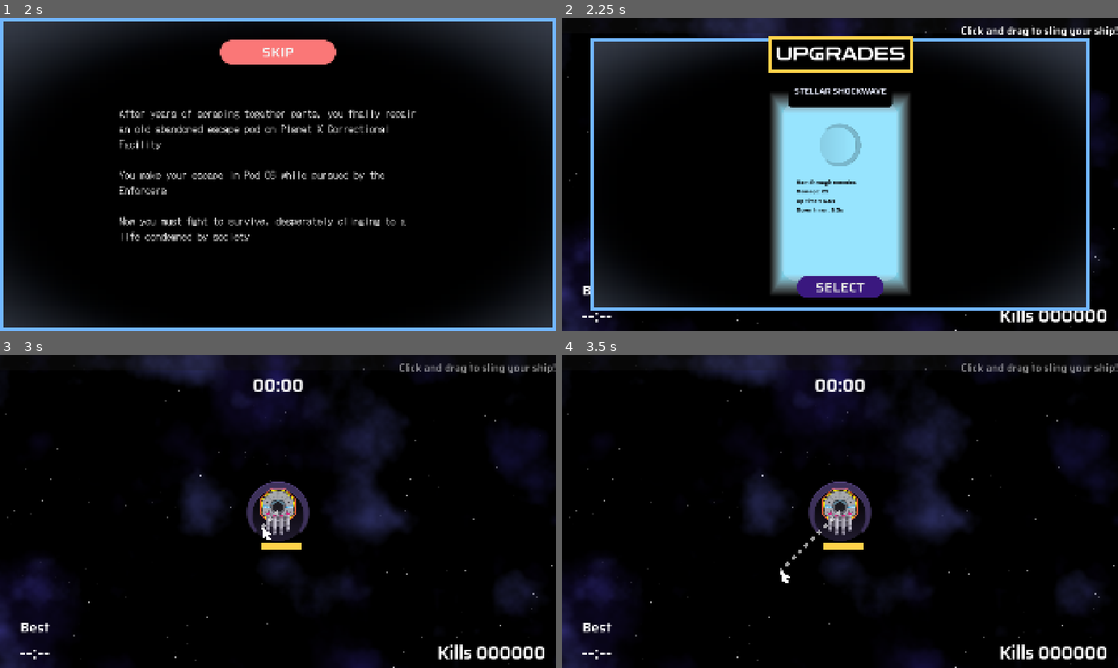
Above: before the commit, frames 1-4 (two rows, left to right).
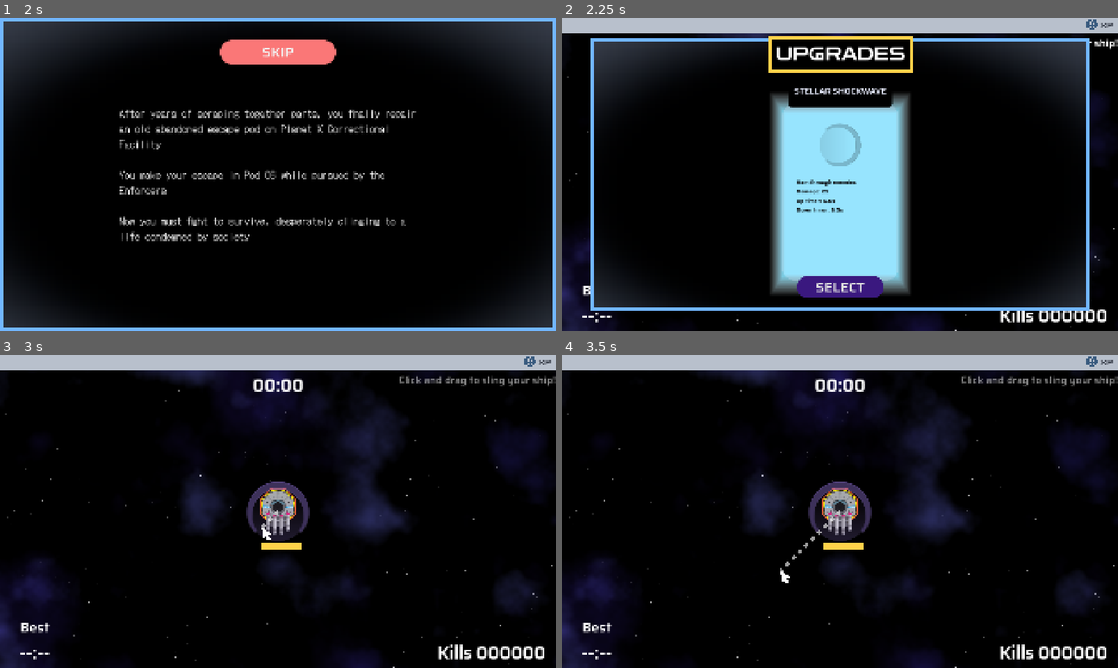
Above: after the commit, the same moments.

Repository: two-sticks-and-a-rock/space-arcade
Game: Godot game, scene res://scenes/main_menu.tscn
Two runs of this game, one before a commit and one after it. Both use one fixed random seed, a clock stepped at 60 frames per second and the inputs below.
Inputs:
- Up to frame 1 (2 s): click "START" at 0.5 s; click "SKIP" at 1.25 s
- Up to frame 2 (2.25 s): click "SKIP" at 2 s
- Up to frame 3 (3 s): click "SELECT" at 2.75 s
- Up to frame 4 (3.5 s): no input

Frame 1 is identical in both runs. In frame 2, 5.0% of the frame differs, in the area x 0-100%, y 0-10%; in frame 3, 5.3%; in frame 4, 5.3%.

Commit message:
xp gear added to bar

Diff:
--- a/scenes/player/player.tscn
+++ b/scenes/player/player.tscn
@@ -6,7 +6,7 @@
 [ext_resource type="PackedScene" uid="uid://dqg2sovwx03w3" path="res://scenes/player/player_cam.tscn" id="3_lvxji"]
 [ext_resource type="PackedScene" uid="uid://dyeikbrn1kse8" path="res://scenes/player/player_weapons/frost_nova/frost_nova.tscn" id="3_qek5x"]
 [ext_resource type="Texture2D" uid="uid://d1ket6flnqnch" path="res://art/sprites/player/player_ship_v02_128x162.svg" id="4_0owmy"]
-[ext_resource type="PackedScene" uid="uid://ixp2d2233w0e" path="res://scenes/player/player_weapons/Missile_Silo/missile_silo.tscn" id="4_je7p5"]
+[ext_resource type="PackedScene" uid="uid://ixp2d2233w0e" path="res://scenes/player/player_weapons/missile_silo/missile_silo.tscn" id="4_je7p5"]
 [ext_resource type="PackedScene" uid="uid://cmlijvf1tcg3a" path="res://scenes/player/player_weapons/ram_shield/ram_shield.tscn" id="5_fm80t"]
 [ext_resource type="PackedScene" uid="uid://dto3jjxkpeho1" path="res://scenes/xp/xp_bar.tscn" id="6_75vfm"]
 [ext_resource type="Script" uid="uid://6f5n0ek5ibig" path="res://scenes/player/hud.gd" id="7_h17s1"]
@@ -178,9 +178,9 @@
 
 [node name="ControlsText" type="Label" parent="Hud" unique_id=422980537]
 offset_left = 1358.0
-offset_top = 16.0
+offset_top = 58.0
 offset_right = 1920.0
-offset_bottom = 66.0
+offset_bottom = 126.0
 theme_override_font_sizes/font_size = 36
 text = "Click and drag to sling your ship!"
 horizontal_alignment = 2
--- a/scenes/xp/xp_bar.tscn
+++ b/scenes/xp/xp_bar.tscn
@@ -1,18 +1,39 @@
 [gd_scene format=3 uid="uid://dto3jjxkpeho1"]
 
 [ext_resource type="Script" uid="uid://bqktfsfr2ugju" path="res://scenes/xp/xp_bar.gd" id="1_raep5"]
+[ext_resource type="Texture2D" uid="uid://c0yoxnpfd24u3" path="res://art/sprites/xp/gear_placeholder.png" id="2_y768c"]
+[ext_resource type="FontFile" uid="uid://b2ts7vai6rxct" path="res://art/fonts/ZenDots-Regular.ttf" id="3_n17u2"]
+
+[sub_resource type="StyleBoxFlat" id="StyleBoxFlat_n17u2"]
+bg_color = Color(0.72156864, 0.7529412, 0.8, 1)
 
 [sub_resource type="StyleBoxFlat" id="StyleBoxFlat_raep5"]
 bg_color = Color(0.14117648, 0.41960785, 0.99215686, 1)
+
+[sub_resource type="Gradient" id="Gradient_y768c"]
+offsets = PackedFloat32Array(0.4984375, 0.85)
+colors = PackedColorArray(0.14117648, 0.41960785, 0.99215686, 1, 0, 0, 0, 0)
+
+[sub_resource type="GradientTexture2D" id="GradientTexture2D_n17u2"]
+gradient = SubResource("Gradient_y768c")
+fill = 1
+fill_from = Vector2(0.5, 0.5)
+fill_to = Vector2(0.9, 0.9)
+
+[sub_resource type="LabelSettings" id="LabelSettings_kcn5b"]
+font = ExtResource("3_n17u2")
+font_size = 24
+font_color = Color(0.20392157, 0.22745098, 0.27450982, 1)
 
 [node name="XpBar" type="ProgressBar" unique_id=804379581]
 anchors_preset = 10
 anchor_right = 1.0
 offset_bottom = 52.0
 grow_horizontal = 2
+theme_override_styles/background = SubResource("StyleBoxFlat_n17u2")
 theme_override_styles/fill = SubResource("StyleBoxFlat_raep5")
 step = 1.0
-value = 100.0
+value = 50.0
 show_percentage = false
 script = ExtResource("1_raep5")
 
@@ -31,3 +52,50 @@
 grow_vertical = 0
 theme_override_font_sizes/font_size = 50
 text = "Level Up!"
+
+[node name="HBoxContainer" type="HBoxContainer" parent="." unique_id=1414269874]
+custom_minimum_size = Vector2(100, 0)
+layout_mode = 1
+anchors_preset = 6
+anchor_left = 1.0
+anchor_top = 0.5
+anchor_right = 1.0
+anchor_bottom = 0.5
+grow_horizontal = 0
+grow_vertical = 2
+alignment = 2
+
+[node name="MarginContainer" type="MarginContainer" parent="HBoxContainer" unique_id=1913314726]
+layout_mode = 2
+theme_override_constants/margin_right = 16
+
+[node name="Sprite2D" type="Sprite2D" parent="HBoxContainer/MarginContainer" unique_id=2026589771]
+self_modulate = Color(0.44705883, 0.7176471, 1, 1)
+position = Vector2(-29, 12)
+scale = Vector2(0.13636364, 0.13636364)
+texture = ExtResource("2_y768c")
+
+[node name="TextureRect" type="TextureRect" parent="HBoxContainer/MarginContainer/Sprite2D" unique_id=1504877107]
+visible = false
+show_behind_parent = true
+anchors_preset = 8
+anchor_left = 0.5
+anchor_top = 0.5
+anchor_right = 0.5
+anchor_bottom = 0.5
+offset_left = -489.5
+offset_top = -475.0
+offset_right = 145.49994
+offset_bottom = 159.99994
+grow_horizontal = 2
+grow_vertical = 2
+texture = SubResource("GradientTexture2D_n17u2")
+
+[node name="Label" type="Label" parent="HBoxContainer/MarginContainer" unique_id=287096242]
+layout_mode = 2
+size_flags_horizontal = 4
+text = "xp"
+label_settings = SubResource("LabelSettings_kcn5b")
+horizontal_alignment = 1
+vertical_alignment = 1
+uppercase = true
--- /dev/null
+++ b/scenes/xp/xp_gear_sprite.tscn
@@ -0,0 +1,33 @@
+[gd_scene format=3 uid="uid://8j4tf131rora"]
+
+[ext_resource type="Texture2D" uid="uid://c0yoxnpfd24u3" path="res://art/sprites/xp/gear_placeholder.png" id="1_ecgwb"]
+
+[sub_resource type="Gradient" id="Gradient_y5ppa"]
+offsets = PackedFloat32Array(0.4984375, 0.85)
+colors = PackedColorArray(0.14117648, 0.41960785, 0.99215686, 1, 0, 0, 0, 0)
+
+[sub_resource type="GradientTexture2D" id="GradientTexture2D_y5ppa"]
+gradient = SubResource("Gradient_y5ppa")
+fill = 1
+fill_from = Vector2(0.5, 0.5)
+fill_to = Vector2(0.9, 0.9)
+
+[node name="Sprite2D" type="Sprite2D" unique_id=1474318657]
+self_modulate = Color(0.44705883, 0.7176471, 1, 1)
+scale = Vector2(0.2, 0.2)
+texture = ExtResource("1_ecgwb")
+
+[node name="TextureRect" type="TextureRect" parent="." unique_id=1205728183]
+show_behind_parent = true
+anchors_preset = 8
+anchor_left = 0.5
+anchor_top = 0.5
+anchor_right = 0.5
+anchor_bottom = 0.5
+offset_left = -489.5
+offset_top = -475.0
+offset_right = 145.49994
+offset_bottom = 159.99994
+grow_horizontal = 2
+grow_vertical = 2
+texture = SubResource("GradientTexture2D_y5ppa")
